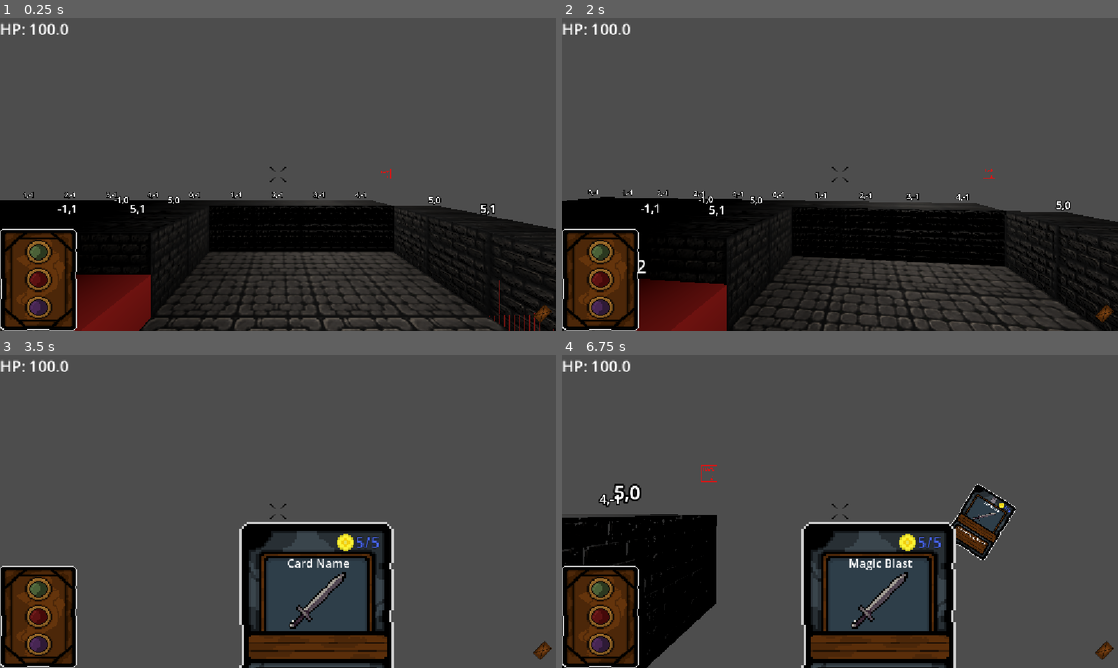
Above: before the commit, frames 1-4 (two rows, left to right).
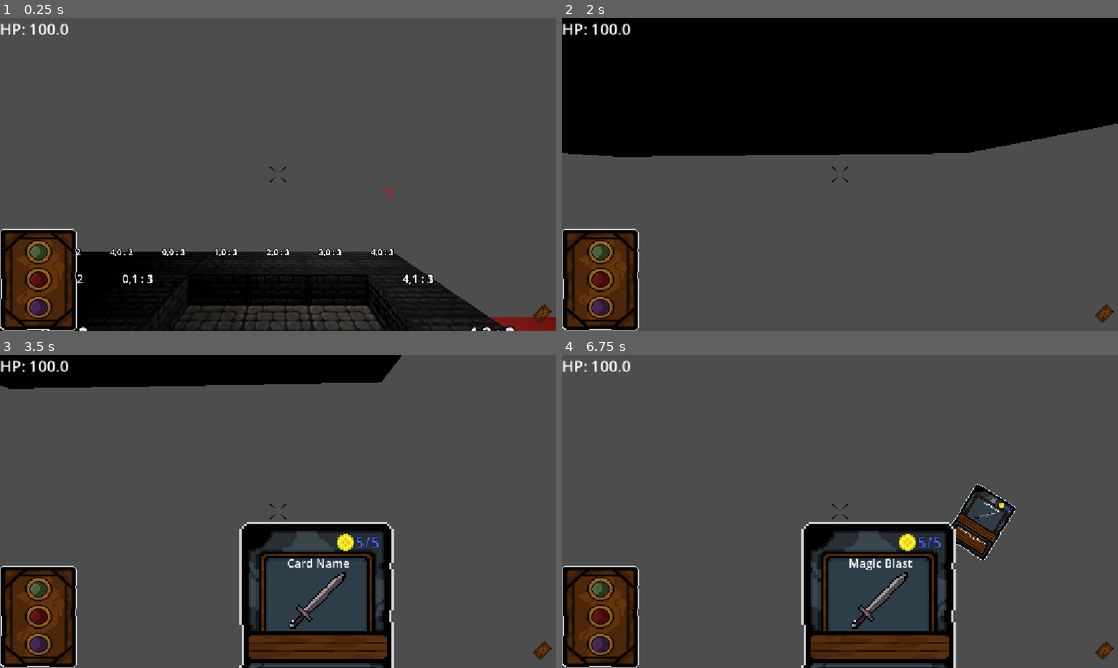
Above: after the commit, the same moments.

Repository: breitenbach128/dark-crawl
Game: Godot game, scene res://main.tscn
Same seed, same stepped clock (60 frames per second), same inputs: the game is played once before the commit and once after it. Sound files missing from this copy of the repository are replaced by a short silence.
Inputs (mouse positions are in pixels of both pictures, inside the frame that each line leads up to):
- Up to frame 1 (0.25 s): no input
- Up to frame 2 (2 s): tap Enter at 0.5 s; move the mouse to (867, 174) at 0.52 s; hold Shift (dash) 0.53-1.28 s; hold W (move_forward) from 0.53 s (still down); click (867, 174) at 0.67 s; tap Space (jump) at 0.77, 1.25, 1.52 s; move the mouse to (812, 174) at 1.27 s; tap N (discard_card_force) at 1.35 s
- Up to frame 3 (3.5 s): keep holding W (move_forward); move the mouse to (289, 505) at 2.02 s; tap B (draw_card_force) at 2.1 s; move the mouse to (272, 517) at 2.77 s; tap E (select_next_card) at 2.85 s; click (272, 517) at 2.92 s; tap Space (jump) at 3.02 s
- Up to frame 4 (6.75 s): move the mouse to (878, 514) at 3.52 s; hold Q (select_prev_card) 3.53-4.28 s; tap Space (jump) at 3.77, 4.52, 6.02 s; move the mouse to (795, 508) at 4.27 s; tap Shift (dash) at 4.35 s; move the mouse to (845, 511) at 5.02 s; tap N (discard_card_force) at 5.1 s; click (845, 511) at 5.17 s; move the mouse to (817, 505) at 5.77 s; release W (move_forward) at 5.78 s; hold D (strafe_right) 5.78-6.53 s; tap B (draw_card_force) at 5.85 s; move the mouse to (867, 511) at 6.52 s; hold W (move_forward) from 6.53 s (still down); hold E (select_next_card) from 6.53 s (still down)

The runs differ from the first frame. In frame 1, 28% of the frame differs, in the area x 0-100%, y 48-100%; in frame 2, 77%, in the area x 0-100%, y 0-100%; in frame 3, 6.8%; in frame 4, 8.1%.

Commit message:
More state machine stuff and some attack code for enemies

Diff:
--- a/World/MapGenerator/map_generator.gd
+++ b/World/MapGenerator/map_generator.gd
@@ -58,8 +58,50 @@
 			new_roomdata.room_size = tile_size
 			new_roomdata.exit_locations.append(side)#Exit 1
 			new_roomdata.exit_locations.append(other)#Exit 2
+			new_roomdata.room_id = room_list.size()
 			room_list.append(new_roomdata)
+func build_walls(generated_room):
+	print("Build new wallset for ROOM")
+	#for j in range(-1,current_room.room_size.y+1):
+		#for i in range(-1,current_room.room_size.x+1):
+			##Check if external perimeter
+			#if j == -1 || j == current_room.room_size.y || i == current_room.room_size.x || i == -1:
+				##wall 1x1 is East West
+				#if current_room.exit_locations.find(Vector2i(i,j)) == -1:
+					#if (!(i == -1 && j == -1) &&
+					#!(i == current_room.room_size.x && j == -1) &&
+					#!(i == -1 && j == current_room.room_size.y) &&
+					#!(i == current_room.room_size.x && j == current_room.room_size.y)):
+						#
+						#print("build wall at ", i, " ", j)
+						#var wall = wall_template.instantiate()
+						#var offsetX = (current_room.room_size.x/2)
+						#var offsetY = (current_room.room_size.y/2)
+						#wall.get_node("Label3D").text = str(i,",",j)
+						#generated_room.add_child(wall)
+						#if i == -1:
+							#wall.position = Vector3(i-offsetX+0.0,generated_room.position.y+0.5,j-offsetY)
+						#if i == current_room.room_size.x:
+							#wall.position = Vector3(i-offsetX-0.0,generated_room.position.y+0.5,j-offsetY)
+						#if j == -1:
+							#wall.position = Vector3(i-offsetX,generated_room.position.y+0.5,j-offsetY+0.0)
+						#if j == current_room.room_size.y:
+							#wall.position = Vector3(i-offsetX,generated_room.position.y+0.5,j-offsetY-0.0)
+	#Interior build
+	for j in range(0,current_room.room_size.y):
+		for i in range(0,current_room.room_size.x):
+			if j == 0 || j == current_room.room_size.y-1 || i == current_room.room_size.x-1 || i == 0:
+				#Check if it within range (non-diagonal) of a connector
 
+				#Also, don't build corners twice. Maybe add all build walls to a list, and make sure it is
+				#not already in a list?
+				#Make the wall node
+				var wall = wall_template.instantiate()
+				generated_room.add_child(wall)
+				var Offset : Vector3 = Vector3(current_room.room_size.x/2,0,current_room.room_size.x/2)
+				wall.position = Vector3(i,0,j) - Offset
+				wall.get_node("Label3D").text = str(i,",",j, " : ",rooms_holder.get_child_count())
+				wall.name = str("Wall_",rooms_holder.get_child_count())
 func generate_room(tile_pos : Vector2i):
 	#Add the room to the scene
 	var gen_room = floor_template.instantiate()
@@ -77,33 +119,7 @@
 		em.position = Vector3(e.x-(current_room.room_size.x/2),0,e.y-(current_room.room_size.y/2))
 		em.get_node("Label3D").text = str(e.x,",",e.y)
 	#Now, make walls for non exits
-	print("Build new wallset for ROOM")
-
-	for j in range(-1,current_room.room_size.y+1):
-		for i in range(-1,current_room.room_size.x+1):
-			#Check if external perimeter
-			if j == -1 || j == current_room.room_size.y || i == current_room.room_size.x || i == -1:
-				#wall 1x1 is East West
-				if current_room.exit_locations.find(Vector2i(i,j)) == -1:
-					if (!(i == -1 && j == -1) &&
-					!(i == current_room.room_size.x && j == -1) &&
-					!(i == -1 && j == current_room.room_size.y) &&
-					!(i == current_room.room_size.x && j == current_room.room_size.y)):
-
-						print("build wall at ", i, " ", j)
-						var wall = wall_template.instantiate()
-						var offsetX = (current_room.room_size.x/2)
-						var offsetY = (current_room.room_size.y/2)
-						wall.get_node("Label3D").text = str(i,",",j)
-						gen_room.add_child(wall)
-						if i == -1:
-							wall.position = Vector3(i-offsetX+0.0,gen_room.position.y+0.5,j-offsetY)
-						if i == current_room.room_size.x:
-							wall.position = Vector3(i-offsetX-0.0,gen_room.position.y+0.5,j-offsetY)
-						if j == -1:
-							wall.position = Vector3(i-offsetX,gen_room.position.y+0.5,j-offsetY+0.0)
-						if j == current_room.room_size.y:
-							wall.position = Vector3(i-offsetX,gen_room.position.y+0.5,j-offsetY-0.0)
+	build_walls(gen_room)
 
 	#Foreach Exit
 	for exit in current_room.exit_locations:
--- a/World/MapGenerator/room_data.gd
+++ b/World/MapGenerator/room_data.gd
@@ -3,7 +3,7 @@
 
 #Assumptions
 #Rooms start at 0,0 (top down) and grow positive
-
+var room_id : int = -1
 @export var room_size : Vector2i = Vector2i(4,4)
 #Exit locations are marked to show where they leave.
 #0,-1 leaves to the north from the 0,0 position
